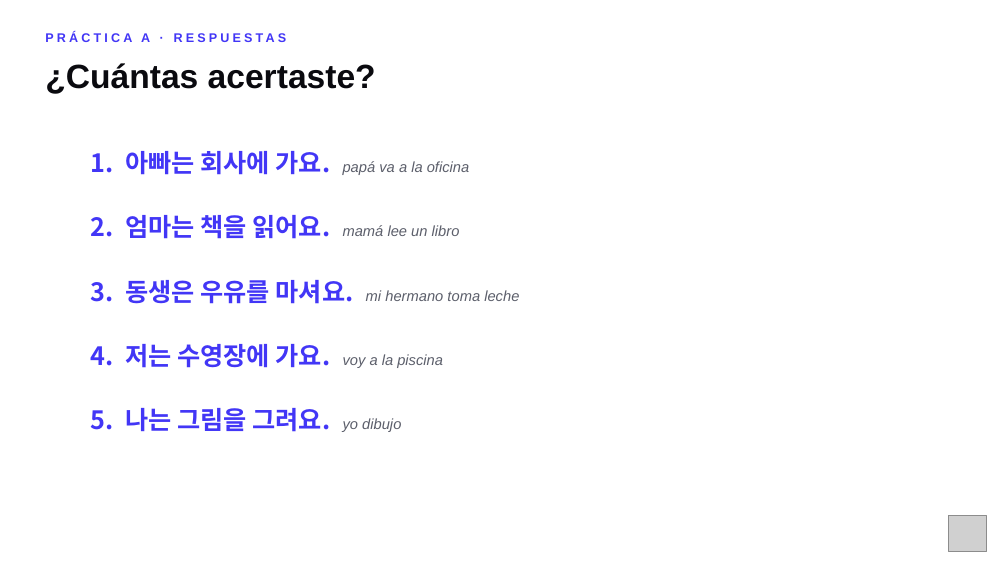
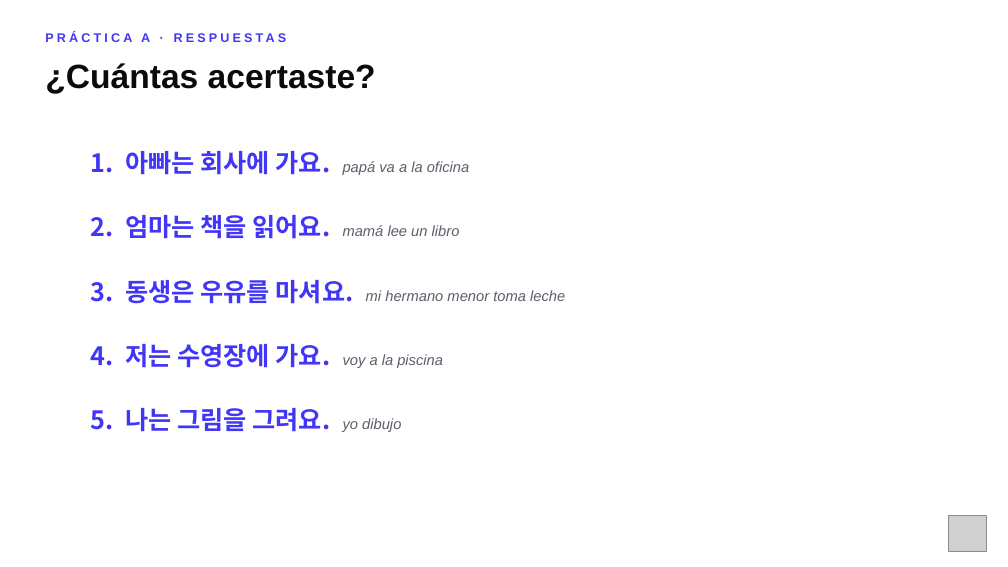
Before and after one commit to academiaseul/ACADEMIASEULWEB, a slide deck: slide 27 of A1_Nivel_1/Repaso_MidTerm_A1.pptx (slide 16 before the commit). Drawn at 1008x567 pixels with LibreOffice and Linux fonts; fonts in the diff are those of the drawing; grey boxes stand for pictures. Boxes give left, top, right and bottom in pixels: in the first picture for what was removed or moved away, otherwise in the second. Text is boxed around its words. In the diff, an @@ line names an element or a change of style, - is before the commit and + after.

```diff
--- a/A1_Nivel_1/Repaso_MidTerm_A1.pptx
+++ b/A1_Nivel_1/Repaso_MidTerm_A1.pptx
@@ text at (x1=91, y1=280, x2=565, y2=304): text changed @@
-3. 동생은 우유를 마셔요. mi hermano toma leche
+3. 동생은 우유를 마셔요. mi hermano menor toma leche
```
Also in this commit, not shown: 13 other slides changed, 14 slides added, 3 other files.
